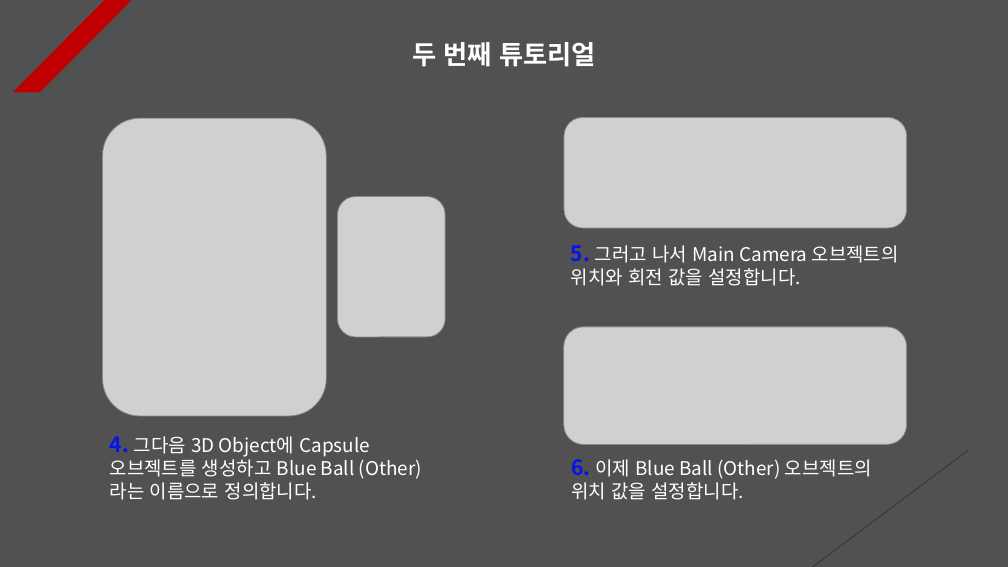
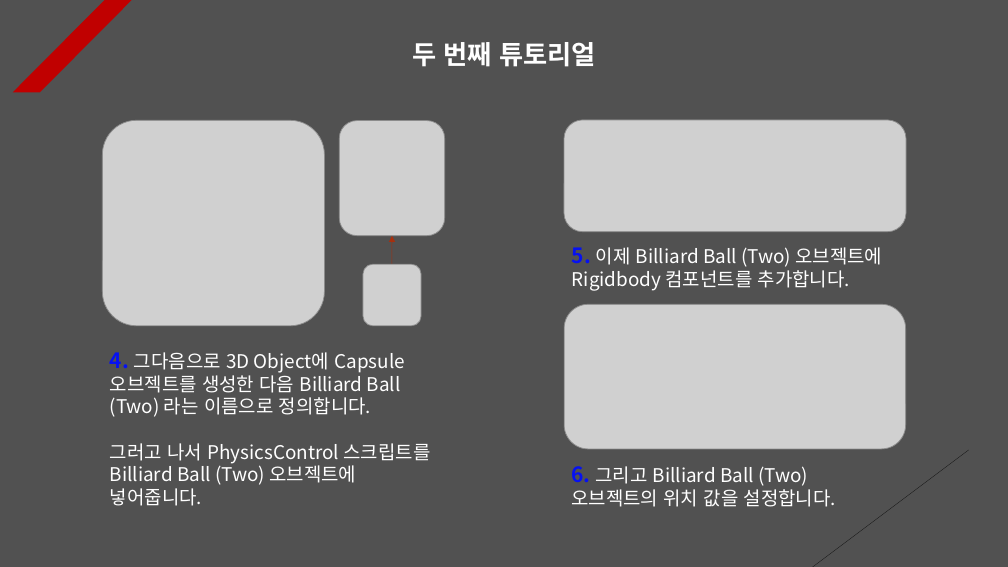
Before and after one commit to Unity2033/3D-UnityEngine, a slide deck: slide 2 of Assets/Physics/PPT Data/Physics Example.pptx. Drawn at 1008x567 pixels with LibreOffice and Linux fonts; fonts in the diff are those of the drawing; grey boxes stand for pictures. Boxes give left, top, right and bottom in pixels: in the first picture for what was removed or moved away, otherwise in the second. Text is boxed around its words. In the diff, an @@ line names an element or a change of style, - is before the commit and + after.

Commit message:
Physics Tutorial Renewal
- Mouse lock system setting and
  disabling system settings

- Eliminate the message-based
  system

- Implement a physical object to
  rotate with the mouse

- Delete resource data

- Each PPT Data Update

```diff
--- a/Assets/Physics/PPT Data/Physics Example.pptx
+++ b/Assets/Physics/PPT Data/Physics Example.pptx
@@ picture: place and size @@
-picture at [103,118,327,416]
+picture at [102,120,324,326]
@@ picture added at [340,121,445,236] @@
@@ picture: place and size @@
-picture at [564,117,907,228]
+picture at [564,120,906,232]
@@ picture removed at [338,197,445,337] @@
@@ arrow added from (392, 265) to (392, 236), #A5300F 0.5 pt dashed @@
@@ picture added at [363,264,421,326] @@
@@ text at [572,247,882,291]: text changed @@
-5. 그러고 나서 Main Camera 오브젝트의 위치와 회전 값을 설정합니다.
+5. 이제 Billiard Ball (Two) 오브젝트에 Rigidbody 컴포넌트를 추가합니다.
@@ picture: place and size @@
-picture at [564,327,907,444]
+picture at [564,305,906,449]
@@ text at [110,352,431,506]: text changed @@
-4. 그다음 3D Object에 Capsule 오브젝트를 생성하고 Blue Ball (Other) 라는 이름으로 정의합니다.
+4. 그다음으로 3D Object에 Capsule 오브젝트를 생성한 다음 Billiard Ball (Two) 라는 이름으로 정의합니다.
+그러고 나서 PhysicsControl 스크립트를 Billiard Ball (Two) 오브젝트에 넣어줍니다.
@@ text at [571,466,836,507]: text changed @@
-6. 이제 Blue Ball (Other) 오브젝트의 위치 값을 설정합니다.
+6. 그리고 Billiard Ball (Two) 오브젝트의 위치 값을 설정합니다.
```
Also in this commit, not shown: 4 other slides changed, 1 slide added, 2 slides removed, 13 other files.
